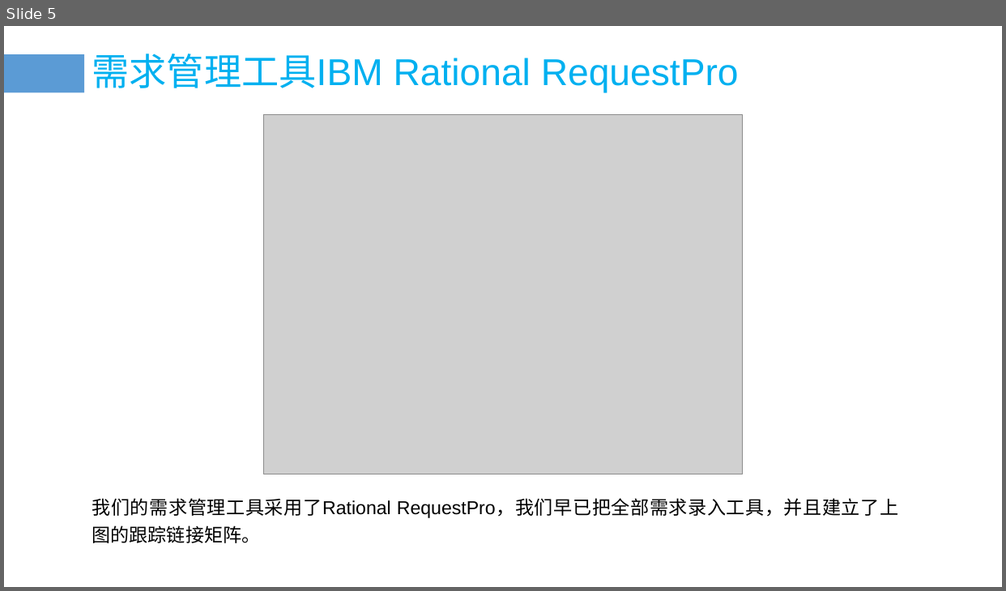
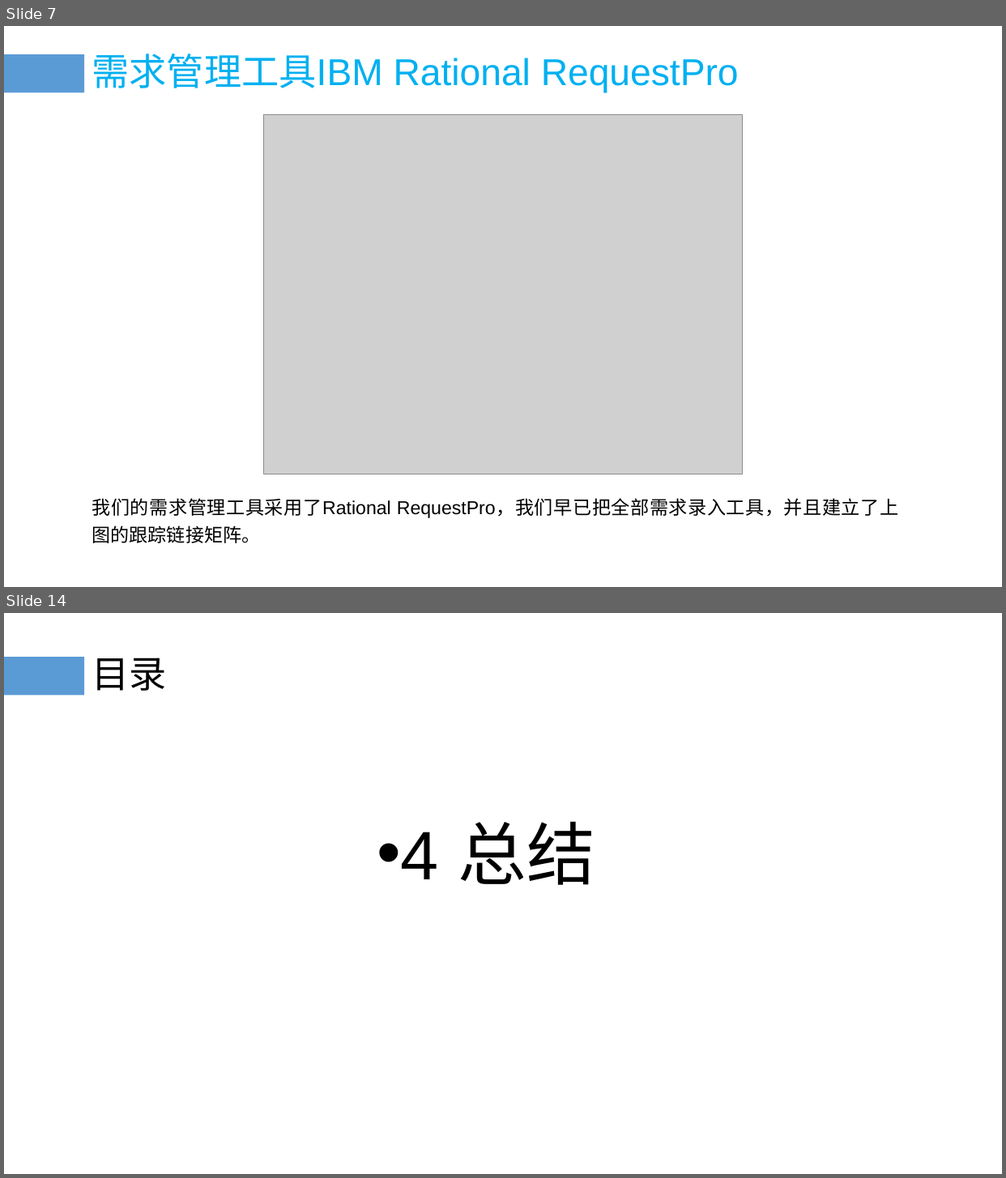
Before and after one commit to PRD-G17/PRD-G17-teamwork, a slide deck: 10后期文档/需求变更评审.pptx. Shown one above the other, each under a label of ours: slide 5 before the commit, slides 7 and 14 after it; the slides between them are not shown. The pictures are 1006x591 and 1006x1178 pixels, drawn with LibreOffice and Linux fonts; fonts in the diff are those of the drawing; grey boxes stand for pictures. Boxes give left, top, right and bottom in pixels: in the first picture for what was removed or moved away, otherwise in the second. Text is boxed around its words. In the diff, an @@ line names an element or a change of style, - is before the commit and + after.

```diff
--- a/10后期文档/需求变更评审.pptx
+++ b/10后期文档/需求变更评审.pptx
@@ slide 14 added at bbox=[4, 613, 1002, 1174], background #FFFFFF @@
@@ rectangle added at bbox=[4, 658, 84, 696], fill #5B9BD5 @@
@@ title added at bbox=[92, 658, 167, 691], 36 pt, text #000000 @@
+目录
@@ text added at bbox=[377, 821, 594, 885], 66 pt, text #000000 @@
+• 4 总结
@@ what was slide 5 is now slide 7 @@
```
Also in this commit, not shown: 7 slides changed, 6 other slides added, 2 slides removed, 21 other files.
